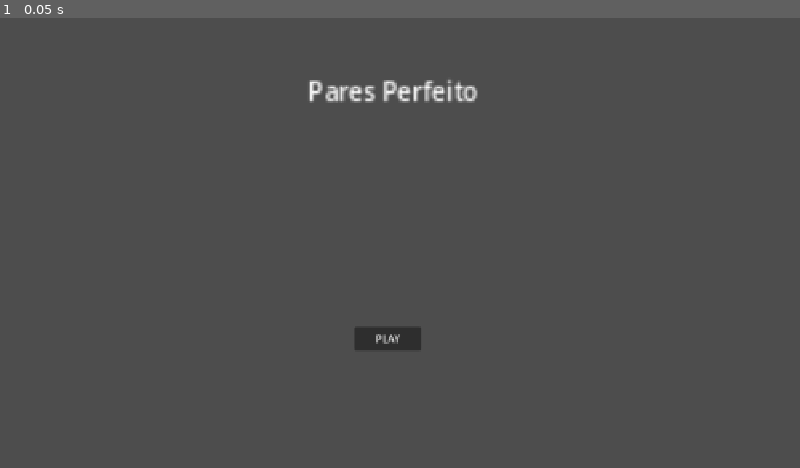
Above: before the commit, frame 1.
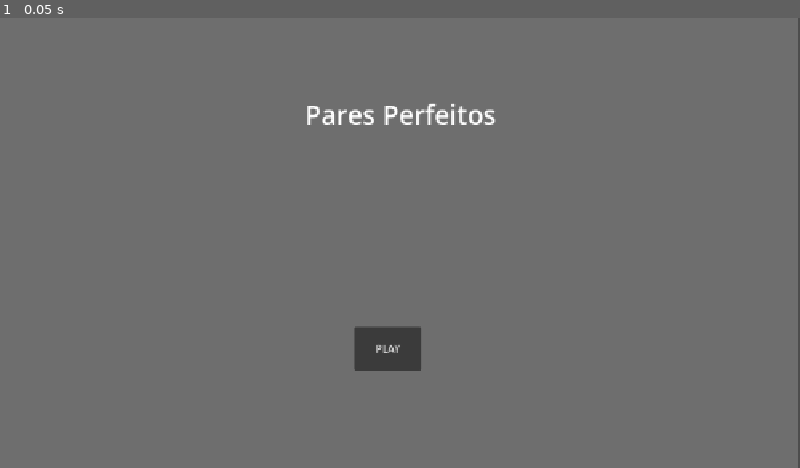
Above: after the commit, the same moment.

Repository: garc1a04/pares-perfeito
Game: Godot game, scene res://index.tscn
Same seed, same stepped clock (60 frames per second), same inputs: the game is played once before the commit and once after it.
Inputs:
- Up to frame 1 (0.05 s): no input

The runs differ from the first frame. In frame 1, 99% of the frame differs, in the area x 0-100%, y 0-100%.
Error after the commit: Parse Error: Identifier "Transition" not declared in the current scope. (res://index.gd:11)

Commit message:
feat: update index scene with new Label and ColorRect nodes

Diff:
--- a/index.tscn
+++ b/index.tscn
@@ -1,18 +1,33 @@
 [gd_scene format=3 uid="uid://bpa7n72ji3t6a"]
 
+[ext_resource type="Script" uid="uid://bfa7rljgke44k" path="res://index.gd" id="1_356j3"]
+
 [node name="Index" type="Node2D" unique_id=1160205190]
+script = ExtResource("1_356j3")
 
-[node name="RichTextLabel" type="RichTextLabel" parent="." unique_id=1748387860]
-offset_left = 492.0
-offset_top = 88.0
-offset_right = 610.8
-offset_bottom = 128.0
-scale = Vector2(2.5, 2.5)
-text = "Pares Perfeito"
+[node name="ColorRect" type="ColorRect" parent="." unique_id=434821661]
+offset_right = 1277.0
+offset_bottom = 721.0
+color = Color(0.4313404, 0.43134022, 0.43134007, 1)
+metadata/_edit_use_anchors_ = true
+
+[node name="Label" type="Label" parent="." unique_id=1153908566]
+offset_left = -2.0
+offset_right = 1285.0
+offset_bottom = 310.0
+theme_override_font_sizes/font_size = 42
+text = "Pares Perfeitos"
+horizontal_alignment = 1
+vertical_alignment = 1
+metadata/_edit_use_anchors_ = true
 
 [node name="Button" type="Button" parent="." unique_id=2090841595]
+custom_minimum_size = Vector2(70, 70)
 offset_left = 567.0
 offset_top = 494.0
 offset_right = 674.0
 offset_bottom = 532.0
 text = "PLAY"
+metadata/_edit_use_anchors_ = true
+
+[connection signal="button_down" from="Button" to="." method="_on_button_button_down"]
